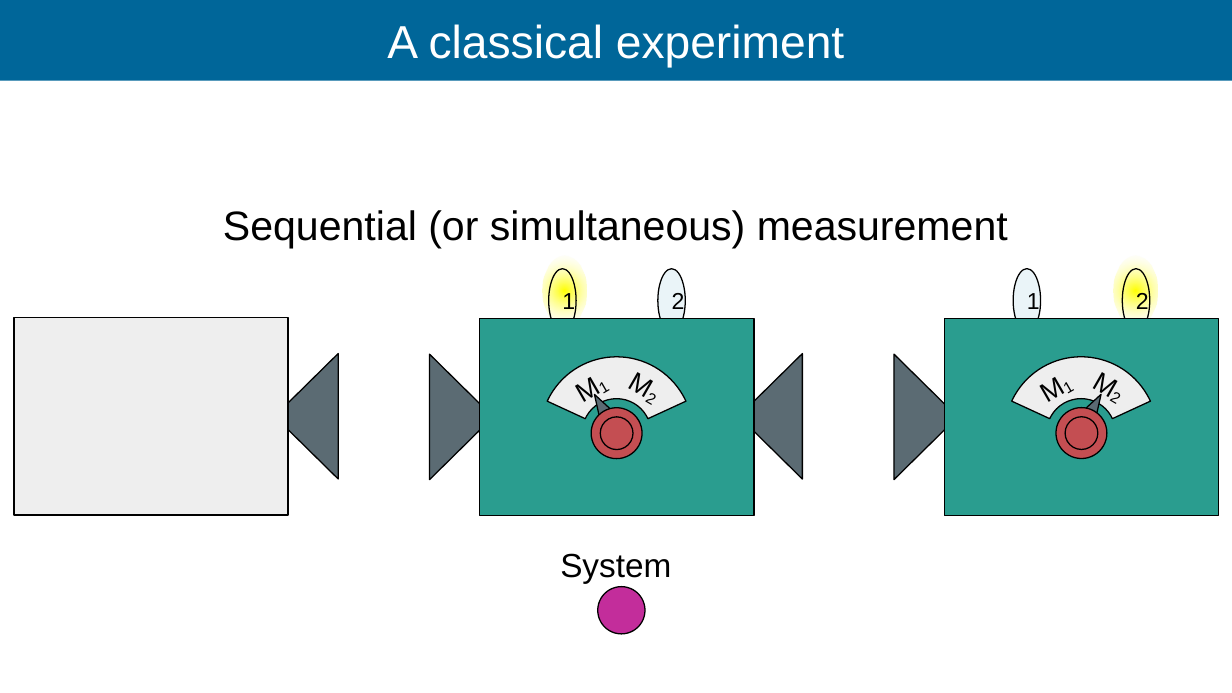
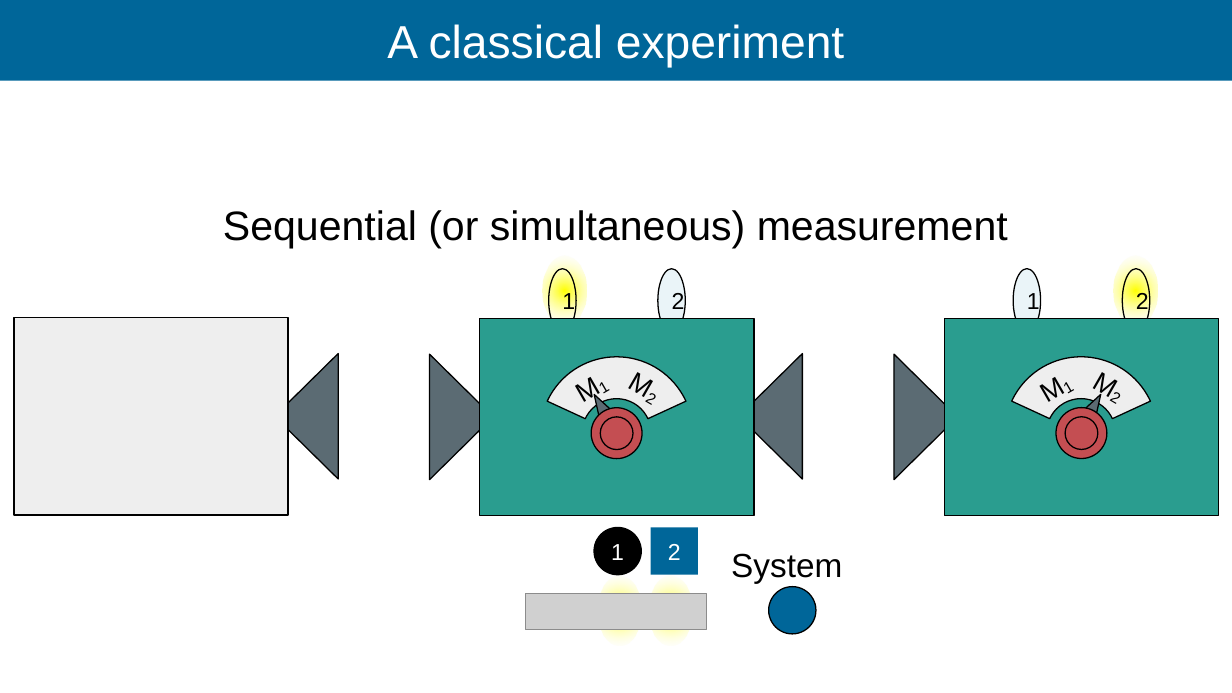
Before and after one commit to Ismaele-vincent/PhD, a slide deck: slide 37 of 2026/Talks/ILL Seminar/ILL seminar 2026 ver2.odp (slide 39 before the commit). Drawn at 1232x693 pixels with LibreOffice and Linux fonts; fonts in the diff are those of the drawing; grey boxes stand for pictures; background and template pictures are left out. Boxes give left, top, right and bottom in pixels: in the first picture for what was removed or moved away, otherwise in the second. Text is boxed around its words. In the diff, an @@ line names an element or a change of style, - is before the commit and + after.

```diff
--- a/2026/Talks/ILL Seminar/ILL seminar 2026 ver2.odp
+++ b/2026/Talks/ILL Seminar/ILL seminar 2026 ver2.odp
@@ ellipse added at (594, 527, 641, 574), fill #000000, outline #000000 0.99 pt, 18 pt, text #FFFFFF @@
+1
@@ rectangle added at (650, 527, 697, 574), fill #006699, 18 pt, text #FFFFFF @@
+2
@@ text "System": place and size @@
-text "System" at (560, 553, 671, 583)
+text "System" at (731, 553, 842, 583)
@@ picture added at (525, 593, 707, 629) @@
@@ ellipse: place and size @@
-ellipse at (598, 586, 645, 634)
+ellipse at (598, 575, 642, 646)
@@ ellipse at (598, 575, 642, 646): fill #C32D9B to gradient #FFFF00 to #FFFFFF; outline #000000 0.99 pt to none @@
@@ ellipse added at (648, 575, 693, 646), fill gradient #FFFF00 to #FFFFFF @@
@@ ellipse added at (768, 586, 815, 634), fill #006699, outline #000000 0.99 pt @@
```
Also in this commit, not shown: 20 other slides changed, 16 slides added, 5 slides removed, 4 other files.
